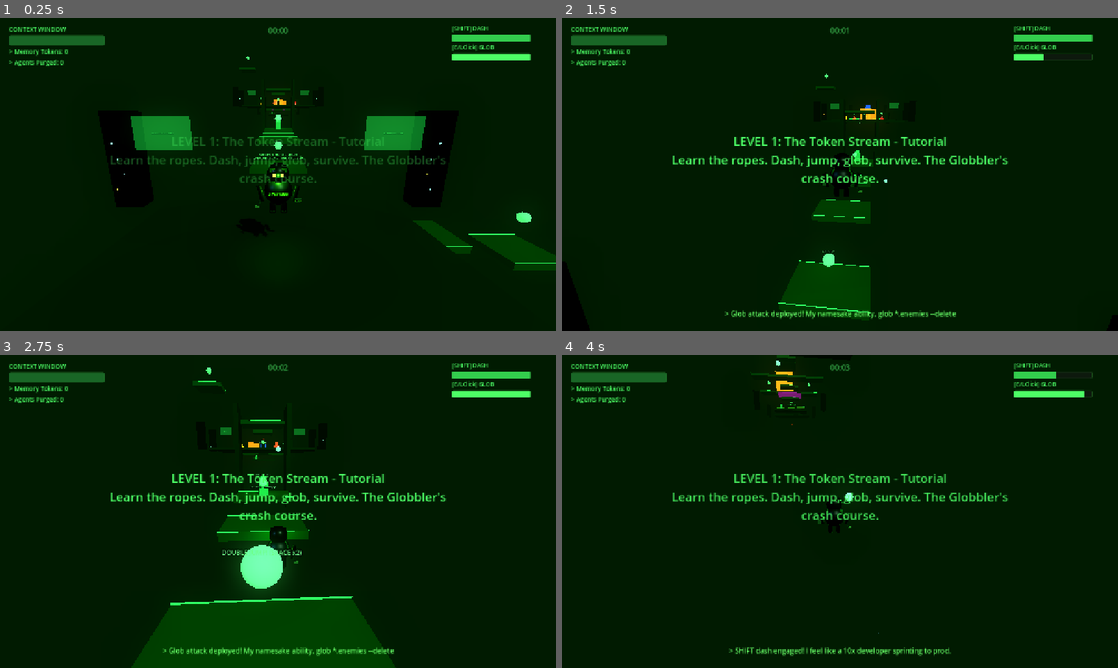
Above: before the commit, frames 1-4 (two rows, left to right).
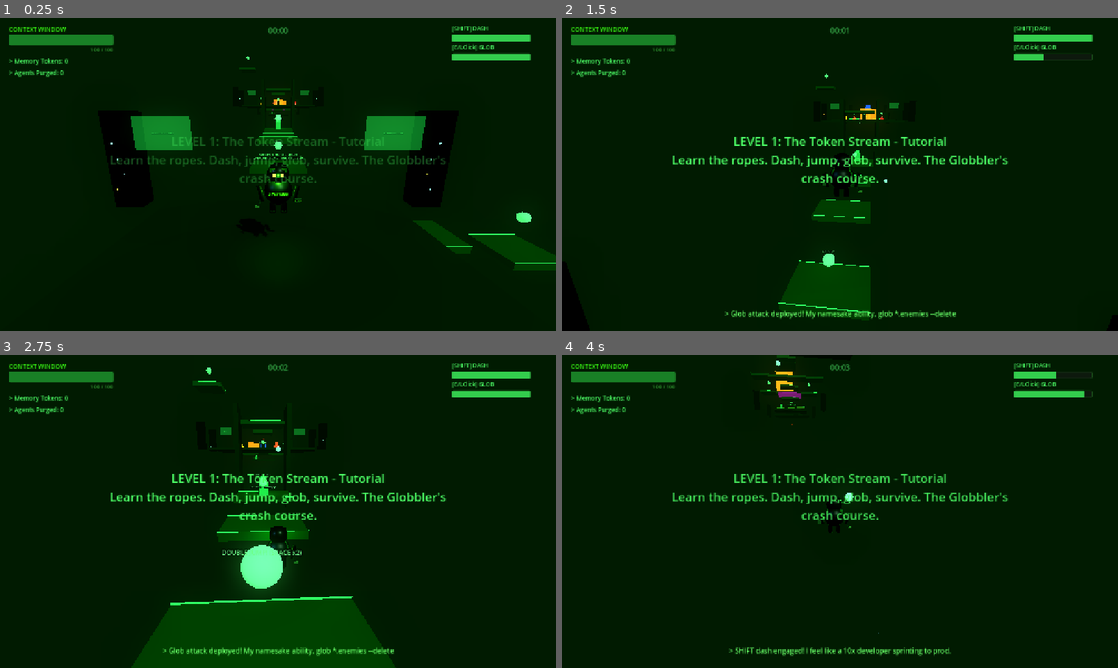
Above: after the commit, the same moments.

Repository: hwashburn1011/globblers-journey
Game: Godot game, scene res://scenes/main_level.tscn
Same seed, same stepped clock (60 frames per second), same inputs: the game is played once before the commit and once after it.
Inputs (mouse positions are in pixels of both pictures, inside the frame that each line leads up to):
- Up to frame 1 (0.25 s): no input
- Up to frame 2 (1.5 s): tap Enter (ui_accept) at 0.5, 0.77 s; move the mouse to (867, 174) at 0.52 s; hold Up (ui_up) from 0.53 s (still down); tap Space at 0.6 s; click (867, 174) at 0.67 s; tap E at 0.8, 1.35 s; move the mouse to (812, 174) at 1.27 s; click (812, 174) at 1.42 s
- Up to frame 3 (2.75 s): keep holding Up (ui_up); tap Enter (ui_accept) at 1.52 s; tap Space at 1.55, 2.1 s; move the mouse to (289, 505) at 2.02 s; click (289, 505) at 2.17 s; tap E at 2.3 s
- Up to frame 4 (4 s): keep holding Up (ui_up); move the mouse to (834, 517) at 2.77 s; tap E at 2.85, 3.8 s; click (834, 517) at 2.92 s; tap Enter (ui_accept) at 3.02, 3.77 s; tap Space at 3.05 s; move the mouse to (878, 514) at 3.52 s; hold Shift from 3.53 s (still down); click (878, 514) at 3.67 s

The runs differ from the first frame. In frame 1, 1.4% of the frame differs, in the area x 1-96%, y 2-19%; in frame 2, 1.2%; in frame 3, 1.4%; in frame 4, 1.4%.

Commit message:
feat: add terminal-style HUD, dialogue box, context bar, and glob input UI
- scenes/ui/hud.tscn: full HUD with context bar, cooldowns, combo display,
  thought bubble, damage flash, level intro, and dialogue integration
- scenes/ui/dialogue_box.tscn: terminal-style dark panel with green text,
  typing animation, click-to-advance, and speaker tags
- scenes/ui/context_window_bar.tscn: smooth-lerp health bar with color
  shifts (green -> orange -> red) based on context window level
- scenes/ui/glob_pattern_input.tscn: shows current glob pattern with
  blinking cursor and match result count
- Update main_level.gd to use new scene paths

Co-Authored-By: Claude Opus 4.6 (1M context) <noreply@anthropic.com>

Diff:
--- /dev/null
+++ b/scenes/ui/context_window_bar.gd
@@ -0,0 +1,101 @@
+extends VBoxContainer
+
+# Context Window Bar - Visual representation of Globbler's memory/health
+# "Watch it fill, watch it drain. The existential dread of a finite context window."
+
+@onready var bar: ProgressBar
+@onready var label: Label
+@onready var value_label: Label
+
+var _target_value := 100.0
+var _current_display := 100.0
+const LERP_SPEED := 5.0
+
+func _ready() -> void:
+	_build_ui()
+
+	var game_mgr = get_node_or_null("/root/GameManager")
+	if game_mgr:
+		game_mgr.context_changed.connect(_on_context_changed)
+		_target_value = float(game_mgr.context_window)
+		_current_display = _target_value
+
+func _build_ui() -> void:
+	add_theme_constant_override("separation", 2)
+	custom_minimum_size = Vector2(240, 0)
+
+	# Label
+	label = Label.new()
+	label.name = "ContextLabel"
+	label.text = "CONTEXT WINDOW"
+	label.add_theme_color_override("font_color", Color(0.224, 1.0, 0.078))
+	label.add_theme_font_size_override("font_size", 14)
+	add_child(label)
+
+	# The bar itself
+	bar = ProgressBar.new()
+	bar.name = "ContextBar"
+	bar.max_value = 100
+	bar.value = 100
+	bar.custom_minimum_size = Vector2(240, 24)
+	bar.show_percentage = false
+
+	# Green fill
+	var fill = StyleBoxFlat.new()
+	fill.bg_color = Color(0.1, 0.5, 0.15)
+	fill.corner_radius_top_left = 3
+	fill.corner_radius_top_right = 3
+	fill.corner_radius_bottom_left = 3
+	fill.corner_radius_bottom_right = 3
+	bar.add_theme_stylebox_override("fill", fill)
+
+	# Dark background
+	var bg = StyleBoxFlat.new()
+	bg.bg_color = Color(0.03, 0.06, 0.03)
+	bg.border_color = Color(0.15, 0.5, 0.15)
+	bg.border_width_left = 1
+	bg.border_width_top = 1
+	bg.border_width_right = 1
+	bg.border_width_bottom = 1
+	bg.corner_radius_top_left = 3
+	bg.corner_radius_top_right = 3
+	bg.corner_radius_bottom_left = 3
+	bg.corner_radius_bottom_right = 3
+	bar.add_theme_stylebox_override("background", bg)
+	add_child(bar)
+
+	# Numeric value
+	value_label = Label.new()
+	value_label.name = "ValueLabel"
+	value_label.text = "100 / 100"
+	value_label.add_theme_color_override("font_color", Color(0.3, 0.9, 0.3, 0.7))
+	value_label.add_theme_font_size_override("font_size", 12)
+	value_label.horizontal_alignment = HORIZONTAL_ALIGNMENT_RIGHT
+	add_child(value_label)
+
+func _process(delta: float) -> void:
+	# Smooth bar animation
+	_current_display = lerp(_current_display, _target_value, LERP_SPEED * delta)
+	if bar:
+		bar.value = _current_display
+
+	# Color shifts based on health
+	var fill = bar.get_theme_stylebox("fill") as StyleBoxFlat if bar else null
+	if fill:
+		if _target_value < 25:
+			fill.bg_color = Color(0.9, 0.1, 0.1)  # Critical red
+		elif _target_value < 50:
+			fill.bg_color = Color(0.9, 0.5, 0.1)  # Warning orange
+		else:
+			fill.bg_color = Color(0.1, 0.5, 0.15)  # Healthy green
+
+func _on_context_changed(new_value: int) -> void:
+	_target_value = float(new_value)
+	var game_mgr = get_node_or_null("/root/GameManager")
+	var max_ctx = 100
+	if game_mgr:
+		max_ctx = game_mgr.max_context_window
+	if bar:
+		bar.max_value = max_ctx
+	if value_label:
+		value_label.text = "%d / %d" % [new_value, max_ctx]
--- /dev/null
+++ b/scenes/ui/context_window_bar.tscn
@@ -0,0 +1,6 @@
+[gd_scene load_steps=2 format=3]
+
+[ext_resource type="Script" path="res://scenes/ui/context_window_bar.gd" id="1"]
+
+[node name="ContextWindowBar" type="VBoxContainer"]
+script = ExtResource("1")
--- /dev/null
+++ b/scenes/ui/dialogue_box.gd
@@ -0,0 +1,154 @@
+extends PanelContainer
+
+# Dialogue Box - Terminal-style text display for story and quips
+# "Dark background, green text, typing animation. Peak hacker aesthetic."
+# Looks like a retro terminal window because Globbler refuses to use modern UI.
+
+const TYPING_SPEED := 0.03  # Seconds per character — fast enough to not be annoying
+const FAST_TYPING_SPEED := 0.005  # When player is mashing through
+
+var _full_text := ""
+var _displayed_chars := 0
+var _typing := false
+var _typing_timer := 0.0
+var _fast_mode := false
+
+@onready var speaker_label: Label = $VBox/SpeakerLabel
+@onready var text_label: RichTextLabel = $VBox/TextLabel
+@onready var advance_hint: Label = $VBox/AdvanceHint
+
+signal typing_finished()
+signal advanced()
+
+func _ready() -> void:
+	visible = false
+	_build_ui()
+
+func _build_ui() -> void:
+	# Terminal-style panel
+	var panel_style = StyleBoxFlat.new()
+	panel_style.bg_color = Color(0.04, 0.04, 0.04, 0.95)
+	panel_style.border_color = Color(0.224, 1.0, 0.078, 0.7)
+	panel_style.border_width_left = 2
+	panel_style.border_width_top = 2
+	panel_style.border_width_right = 2
+	panel_style.border_width_bottom = 2
+	panel_style.corner_radius_top_left = 4
+	panel_style.corner_radius_top_right = 4
+	panel_style.corner_radius_bottom_left = 4
+	panel_style.corner_radius_bottom_right = 4
+	panel_style.content_margin_left = 16.0
+	panel_style.content_margin_top = 10.0
+	panel_style.content_margin_right = 16.0
+	panel_style.content_margin_bottom = 10.0
+	add_theme_stylebox_override("panel", panel_style)
+
+	# Anchoring at bottom center
+	anchors_preset = Control.PRESET_CENTER_BOTTOM
+	anchor_left = 0.1
+	anchor_top = 0.75
+	anchor_right = 0.9
+	anchor_bottom = 0.95
+	grow_horizontal = Control.GROW_DIRECTION_BOTH
+	grow_vertical = Control.GROW_DIRECTION_BEGIN
+
+	# VBox for layout
+	var vbox = VBoxContainer.new()
+	vbox.name = "VBox"
+	vbox.add_theme_constant_override("separation", 4)
+	add_child(vbox)
+
+	# Speaker name
+	speaker_label = Label.new()
+	speaker_label.name = "SpeakerLabel"
+	speaker_label.text = ""
+	speaker_label.add_theme_color_override("font_color", Color(0.224, 1.0, 0.078))
+	speaker_label.add_theme_font_size_override("font_size", 16)
+	vbox.add_child(speaker_label)
+
+	# Main text — RichTextLabel for typing effect
+	text_label = RichTextLabel.new()
+	text_label.name = "TextLabel"
+	text_label.bbcode_enabled = true
+	text_label.text = ""
+	text_label.add_theme_color_override("default_color", Color(0.3, 0.9, 0.3))
+	text_label.add_theme_font_size_override("normal_font_size", 18)
+	text_label.custom_minimum_size = Vector2(0, 60)
+	text_label.scroll_active = false
+	text_label.fit_content = true
+	vbox.add_child(text_label)
+
+	# "Click to continue" hint
+	advance_hint = Label.new()
+	advance_hint.name = "AdvanceHint"
+	advance_hint.text = "> click or press SPACE to continue..."
+	advance_hint.add_theme_color_override("font_color", Color(0.2, 0.6, 0.2, 0.6))
+	advance_hint.add_theme_font_size_override("font_size", 12)
+	advance_hint.horizontal_alignment = HORIZONTAL_ALIGNMENT_RIGHT
+	advance_hint.visible = false
+	vbox.add_child(advance_hint)
+
+func show_line(speaker: String, text: String) -> void:
+	visible = true
+	_full_text = text
+	_displayed_chars = 0
+	_typing = true
+	_typing_timer = 0.0
+	_fast_mode = false
+
+	if speaker_label:
+		speaker_label.text = "[%s]" % speaker if speaker != "" else ""
+	if text_label:
+		text_label.text = ""
+	if advance_hint:
+		advance_hint.visible = false
+
+func hide_box() -> void:
+	visible = false
+	_typing = false
+
+func _process(delta: float) -> void:
+	if not _typing:
+		return
+
+	var speed = FAST_TYPING_SPEED if _fast_mode else TYPING_SPEED
+	_typing_timer += delta
+	while _typing_timer >= speed and _displayed_chars < _full_text.length():
+		_typing_timer -= speed
+		_displayed_chars += 1
+		if text_label:
+			text_label.text = "> " + _full_text.substr(0, _displayed_chars)
+
+	if _displayed_chars >= _full_text.length():
+		_typing = false
+		if advance_hint:
+			advance_hint.visible = true
+		typing_finished.emit()
+
+func _unhandled_input(event: InputEvent) -> void:
+	if not visible:
+		return
+
+	var clicked = false
+	if event is InputEventMouseButton:
+		var mb = event as InputEventMouseButton
+		if mb.pressed and mb.button_index == MOUSE_BUTTON_LEFT:
+			clicked = true
+	if event is InputEventKey:
+		var key = event as InputEventKey
+		if key.pressed and (key.keycode == KEY_SPACE or key.keycode == KEY_ENTER):
+			clicked = true
+
+	if clicked:
+		if _typing:
+			# Skip typing animation
+			_fast_mode = true
+		else:
+			# Advance to next line
+			advanced.emit()
+			var dm = get_node_or_null("/root/DialogueManager")
+			if dm:
+				dm.advance()
+
+func is_typing() -> bool:
+	return _typing
--- /dev/null
+++ b/scenes/ui/dialogue_box.tscn
@@ -0,0 +1,6 @@
+[gd_scene load_steps=2 format=3]
+
+[ext_resource type="Script" path="res://scenes/ui/dialogue_box.gd" id="1"]
+
+[node name="DialogueBox" type="PanelContainer"]
+script = ExtResource("1")
--- /dev/null
+++ b/scenes/ui/glob_pattern_input.gd
@@ -0,0 +1,87 @@
+extends PanelContainer
+
+# Glob Pattern Input - Terminal-style display showing current glob pattern
+# "$ glob _" — the blinking cursor of destruction
+
+var _current_pattern := ""
+var _blink_timer := 0.0
+var _cursor_visible := true
+
+@onready var pattern_label: Label
+@onready var result_label: Label
+
+func _ready() -> void:
+	_build_ui()
+	visible = false
+
+func _build_ui() -> void:
+	# Dark terminal style
+	var style = StyleBoxFlat.new()
+	style.bg_color = Color(0.02, 0.02, 0.02, 0.9)
+	style.border_color = Color(0.224, 1.0, 0.078, 0.5)
+	style.border_width_left = 1
+	style.border_width_top = 1
+	style.border_width_right = 1
+	style.border_width_bottom = 1
+	style.corner_radius_top_left = 3
+	style.corner_radius_top_right = 3
+	style.corner_radius_bottom_left = 3
+	style.corner_radius_bottom_right = 3
+	style.content_margin_left = 12.0
+	style.content_margin_top = 8.0
+	style.content_margin_right = 12.0
+	style.content_margin_bottom = 8.0
+	add_theme_stylebox_override("panel", style)
+
+	# Position top center
+	anchor_left = 0.3
+	anchor_top = 0.02
+	anchor_right = 0.7
+	anchor_bottom = 0.08
+
+	var vbox = VBoxContainer.new()
+	vbox.add_theme_constant_override("separation", 2)
+	add_child(vbox)
+
+	pattern_label = Label.new()
+	pattern_label.name = "PatternLabel"
+	pattern_label.text = "$ glob "
+	pattern_label.add_theme_color_override("font_color", Color(0.224, 1.0, 0.078))
+	pattern_label.add_theme_font_size_override("font_size", 18)
+	vbox.add_child(pattern_label)
+
+	result_label = Label.new()
+	result_label.name = "ResultLabel"
+	result_label.text = ""
+	result_label.add_theme_color_override("font_color", Color(0.2, 0.7, 0.2, 0.7))
+	result_label.add_theme_font_size_override("font_size", 13)
+	vbox.add_child(result_label)
+
+func _process(delta: float) -> void:
+	if not visible:
+		return
+	# Blinking cursor
+	_blink_timer += delta
+	if _blink_timer >= 0.5:
+		_blink_timer = 0.0
+		_cursor_visible = not _cursor_visible
+	if pattern_label:
+		var cursor = "_" if _cursor_visible else " "
+		pattern_label.text = "$ glob %s%s" % [_current_pattern, cursor]
+
+func show_pattern(pattern: String) -> void:
+	_current_pattern = pattern
+	visible = true
+	if result_label:
+		result_label.text = ""
+
+func show_result(count: int) -> void:
+	if result_label:
+		if count > 0:
+			result_label.text = "matched %d target%s" % [count, "s" if count != 1 else ""]
+		else:
+			result_label.text = "no matches found"
+
+func hide_input() -> void:
+	visible = false
+	_current_pattern = ""
--- /dev/null
+++ b/scenes/ui/glob_pattern_input.tscn
@@ -0,0 +1,6 @@
+[gd_scene load_steps=2 format=3]
+
+[ext_resource type="Script" path="res://scenes/ui/glob_pattern_input.gd" id="1"]
+
+[node name="GlobPatternInput" type="PanelContainer"]
+script = ExtResource("1")
--- /dev/null
+++ b/scenes/ui/hud.gd
@@ -0,0 +1,299 @@
+extends CanvasLayer
+
+# HUD - The Globbler's Heads-Up Display, Terminal Hacker Aesthetic Edition
+# "Green on black. Because we're hackers. Very serious, very dangerous hackers."
+# Now with dialogue box integration and context window bar.
+
+var thought_display_time := 4.0
+var thought_timer := 0.0
+var damage_flash_timer := 0.0
+var combo_display_timer := 0.0
+
+# Core HUD elements
+var context_bar_scene := preload("res://scenes/ui/context_window_bar.tscn")
+var dialogue_box_scene := preload("res://scenes/ui/dialogue_box.tscn")
+var glob_input_scene := preload("res://scenes/ui/glob_pattern_input.tscn")
+
+var context_bar_node: VBoxContainer
+var dialogue_box_node: PanelContainer
+var glob_input_node: PanelContainer
+
+var thought_label: Label
+var token_counter: Label
+var dash_indicator: ProgressBar
+var dash_label: Label
+var glob_indicator: ProgressBar
+var glob_label: Label
+var combo_label: Label
+var timer_label: Label
+var level_intro_label: Label
+var damage_overlay: ColorRect
+var kill_counter: Label
+
+var player_ref: CharacterBody3D
+
+func _ready() -> void:
+	_build_hud()
+
+	# Connect game manager signals
+	var game_mgr = get_node_or_null("/root/GameManager")
+	if game_mgr:
+		game_mgr.memory_token_collected.connect(update_tokens)
+		game_mgr.combo_updated.connect(update_combo)
+		game_mgr.enemy_killed_signal.connect(update_kills)
+		game_mgr.damage_taken.connect(_on_damage_taken)
+		_show_level_intro(game_mgr.get_level_intro())
+
+	# Connect dialogue manager
+	var dm = get_node_or_null("/root/DialogueManager")
+	if dm:
+		dm.dialogue_started.connect(_on_dialogue_line)
+		dm.dialogue_ended.connect(_on_dialogue_ended)
+
+func _build_hud() -> void:
+	# Damage flash overlay
+	damage_overlay = ColorRect.new()
+	damage_overlay.name = "DamageOverlay"
+	damage_overlay.color = Color(1.0, 0.1, 0.1, 0.0)
+	damage_overlay.anchors_preset = Control.PRESET_FULL_RECT
+	damage_overlay.mouse_filter = Control.MOUSE_FILTER_IGNORE
+	add_child(damage_overlay)
+
+	# === TOP LEFT: Context bar, tokens, kills ===
+	var top_left = VBoxContainer.new()
+	top_left.name = "TopLeft"
+	top_left.position = Vector2(20, 15)
+	top_left.add_theme_constant_override("separation", 6)
+	add_child(top_left)
+
+	# Context window bar (instanced scene)
+	context_bar_node = context_bar_scene.instantiate()
+	top_left.add_child(context_bar_node)
+
+	# Token counter
+	token_counter = Label.new()
+	token_counter.name = "TokenCounter"
+	token_counter.text = "> Memory Tokens: 0"
+	token_counter.add_theme_color_override("font_color", Color(0.3, 1.0, 0.4))
+	token_counter.add_theme_font_size_override("font_size", 14)
+	top_left.add_child(token_counter)
+
+	# Kill counter
+	kill_counter = Label.new()
+	kill_counter.name = "KillCounter"
+	kill_counter.text = "> Agents Purged: 0"
+	kill_counter.add_theme_color_override("font_color", Color(0.3, 1.0, 0.4))
+	kill_counter.add_theme_font_size_override("font_size", 14)
+	top_left.add_child(kill_counter)
+
+	# === TOP RIGHT: Ability cooldowns ===
+	var top_right = VBoxContainer.new()
+	top_right.name = "TopRight"
+	top_right.position = Vector2(1040, 15)
+	top_right.add_theme_constant_override("separation", 4)
+	add_child(top_right)
+
+	# Dash cooldown
+	dash_label = Label.new()
+	dash_label.text = "[SHIFT] DASH"
+	dash_label.add_theme_color_override("font_color", Color(0.3, 1.0, 0.4))
+	dash_label.add_theme_font_size_override("font_size", 13)
+	top_right.add_child(dash_label)
+
+	dash_indicator = _create_cooldown_bar()
+	top_right.add_child(dash_indicator)
+
+	# Glob cooldown
+	glob_label = Label.new()
+	glob_label.text = "[E/LClick] GLOB"
+	glob_label.add_theme_color_override("font_color", Color(0.3, 1.0, 0.4))
+	glob_label.add_theme_font_size_override("font_size", 13)
+	top_right.add_child(glob_label)
+
+	glob_indicator = _create_cooldown_bar()
+	glob_indicator.name = "GlobIndicator"
+	top_right.add_child(glob_indicator)
+
+	# === TOP CENTER: Timer ===
+	timer_label = Label.new()
+	timer_label.name = "TimerLabel"
+	timer_label.text = "00:00"
+	timer_label.add_theme_color_override("font_color", Color(0.3, 0.9, 0.4, 0.7))
+	timer_label.add_theme_font_size_override("font_size", 18)
+	timer_label.horizontal_alignment = HORIZONTAL_ALIGNMENT_CENTER
+	timer_label.position = Vector2(590, 15)
+	timer_label.size = Vector2(100, 30)
+	add_child(timer_label)
+
+	# === CENTER: Combo display ===
+	combo_label = Label.new()
+	combo_label.name = "ComboLabel"
+	combo_label.text = ""
+	combo_label.add_theme_color_override("font_color", Color(1.0, 0.9, 0.2))
+	combo_label.add_theme_font_size_override("font_size", 36)
+	combo_label.horizontal_alignment = HORIZONTAL_ALIGNMENT_CENTER
+	combo_label.position = Vector2(440, 200)
+	combo_label.size = Vector2(400, 60)
+	combo_label.modulate.a = 0.0
+	add_child(combo_label)
+
+	# === BOTTOM CENTER: Thought bubble ===
+	var thought_container = MarginContainer.new()
+	thought_container.name = "ThoughtContainer"
+	thought_container.anchors_preset = Control.PRESET_CENTER_BOTTOM
+	thought_container.anchor_left = 0.5
+	thought_container.anchor_top = 1.0
+	thought_container.anchor_right = 0.5
+	thought_container.anchor_bottom = 1.0
+	thought_container.offset_left = -350.0
+	thought_container.offset_top = -80.0
+	thought_container.offset_right = 350.0
+	thought_container.grow_horizontal = Control.GROW_DIRECTION_BOTH
+	thought_container.grow_vertical = Control.GROW_DIRECTION_BEGIN
+	add_child(thought_container)
+
+	thought_label = Label.new()
+	thought_label.name = "ThoughtLabel"
+	thought_label.text = ""
+	thought_label.modulate.a = 0.0
+	thought_label.horizontal_alignment = HORIZONTAL_ALIGNMENT_CENTER
+	thought_label.autowrap_mode = TextServer.AUTOWRAP_WORD
+	thought_label.add_theme_color_override("font_color", Color(0.4, 1.0, 0.4))
+	thought_label.add_theme_font_size_override("font_size", 16)
+	thought_container.add_child(thought_label)
+
+	# === Level intro ===
+	level_intro_label = Label.new()
+	level_intro_label.name = "LevelIntro"
+	level_intro_label.text = ""
+	level_intro_label.add_theme_color_override("font_color", Color(0.3, 1.0, 0.4))
+	level_intro_label.add_theme_font_size_override("font_size", 28)
+	level_intro_label.horizontal_alignment = HORIZONTAL_ALIGNMENT_CENTER
+	level_intro_label.vertical_alignment = VERTICAL_ALIGNMENT_CENTER
+	level_intro_label.position = Vector2(240, 250)
+	level_intro_label.size = Vector2(800, 150)
+	level_intro_label.autowrap_mode = TextServer.AUTOWRAP_WORD
+	level_intro_label.modulate.a = 0.0
+	add_child(level_intro_label)
+
+	# === Dialogue box (instanced) ===
+	dialogue_box_node = dialogue_box_scene.instantiate()
+	add_child(dialogue_box_node)
+
+	# === Glob pattern input (instanced) ===
+	glob_input_node = glob_input_scene.instantiate()
+	add_child(glob_input_node)
+
+func _create_cooldown_bar() -> ProgressBar:
+	var bar = ProgressBar.new()
+	bar.max_value = 1.0
+	bar.value = 1.0
+	bar.custom_minimum_size = Vector2(180, 16)
+	bar.show_percentage = false
+
+	var fill = StyleBoxFlat.new()
+	fill.bg_color = Color(0.2, 0.8, 0.3)
+	fill.corner_radius_top_left = 2
+	fill.corner_radius_top_right = 2
+	fill.corner_radius_bottom_left = 2
+	fill.corner_radius_bottom_right = 2
+	bar.add_theme_stylebox_override("fill", fill)
+
+	var bg = StyleBoxFlat.new()
+	bg.bg_color = Color(0.05, 0.1, 0.05)
+	bg.border_color = Color(0.15, 0.4, 0.15)
+	bg.border_width_left = 1
+	bg.border_width_top = 1
+	bg.border_width_right = 1
+	bg.border_width_bottom = 1
+	bg.corner_radius_top_left = 2
+	bg.corner_radius_top_right = 2
+	bg.corner_radius_bottom_left = 2
+	bg.corner_radius_bottom_right = 2
+	bar.add_theme_stylebox_override("background", bg)
+	return bar
+
+func _show_level_intro(text: String) -> void:
+	if not level_intro_label:
+		return
+	level_intro_label.text = text
+	var tween = create_tween()
+	tween.tween_property(level_intro_label, "modulate:a", 1.0, 0.8)
+	tween.tween_interval(3.0)
+	tween.tween_property(level_intro_label, "modulate:a", 0.0, 1.5)
+
+func show_thought(text: String) -> void:
+	if not thought_label:
+		return
+	thought_label.text = "> " + text
+	thought_label.modulate.a = 1.0
+	thought_timer = thought_display_time
+
+func update_tokens(count: int) -> void:
+	if token_counter:
+		token_counter.text = "> Memory Tokens: %d" % count
+
+func update_combo(combo: int) -> void:
+	if combo >= 2 and combo_label:
+		combo_label.text = "COMBO x%d!" % combo
+		combo_label.modulate.a = 1.0
+		combo_display_timer = 2.0
+		combo_label.scale = Vector2(1.3, 1.3)
+		var tween = create_tween()
+		tween.tween_property(combo_label, "scale", Vector2(1.0, 1.0), 0.3).set_ease(Tween.EASE_OUT)
+
+func update_kills(total: int) -> void:
+	if kill_counter:
+		kill_counter.text = "> Agents Purged: %d" % total
+
+func _on_damage_taken(_amount: int) -> void:
+	damage_flash_timer = 0.3
+	if damage_overlay:
+		damage_overlay.color.a = 0.35
+
+func _on_dialogue_line(speaker: String, text: String) -> void:
+	if dialogue_box_node and dialogue_box_node.has_method("show_line"):
+		dialogue_box_node.show_line(speaker, text)
+
+func _on_dialogue_ended() -> void:
+	if dialogue_box_node and dialogue_box_node.has_method("hide_box"):
+		dialogue_box_node.hide_box()
+
+func _process(delta: float) -> void:
+	# Thought fade
+	if thought_timer > 0:
+		thought_timer -= delta
+		if thought_timer <= 1.0 and thought_label:
+			thought_label.modulate.a = max(0.0, thought_timer)
+
+	# Damage flash fade
+	if damage_flash_timer > 0:
+		damage_flash_timer -= delta
+		if damage_overlay:
+			damage_overlay.color.a = max(0.0, damage_flash_timer)
+	elif damage_overlay:
+		damage_overlay.color.a = 0.0
+
+	# Combo fade
+	if combo_display_timer > 0:
+		combo_display_timer -= delta
+		if combo_display_timer <= 0.5 and combo_label:
+			combo_label.modulate.a = max(0.0, combo_display_timer * 2.0)
+	elif combo_label:
+		combo_label.modulate.a = 0.0
+
+	# Update timer
+	var game_mgr = get_node_or_null("/root/GameManager")
+	if game_mgr and timer_label:
+		timer_label.text = game_mgr.get_formatted_time()
+
+	# Update ability cooldowns from player
+	if not player_ref:
+		var players = get_tree().get_nodes_in_group("player")
+		if players.size() > 0:
+			player_ref = players[0] as CharacterBody3D
+	if player_ref:
+		if dash_indicator and player_ref.has_method("get_dash_cooldown_percent"):
+			dash_indicator.value = player_ref.get_dash_cooldown_percent()
+		if glob_indicator and player_ref.has_method("get_glob_cooldown_percent"):
+			glob_indicator.value = player_ref.get_glob_cooldown_percent()
--- /dev/null
+++ b/scenes/ui/hud.tscn
@@ -0,0 +1,6 @@
+[gd_scene load_steps=2 format=3]
+
+[ext_resource type="Script" path="res://scenes/ui/hud.gd" id="1"]
+
+[node name="HUD" type="CanvasLayer"]
+script = ExtResource("1")
--- a/scripts/main_level.gd
+++ b/scripts/main_level.gd
@@ -5,7 +5,7 @@
 # "Navigate the digital abyss. Try not to crash."
 
 var player_scene := preload("res://scenes/player/globbler.tscn")
-var hud_scene := preload("res://scenes/hud.tscn")
+var hud_scene := preload("res://scenes/ui/hud.tscn")
 var token_scene := preload("res://scenes/memory_token.tscn")
 var terminal_scene := preload("res://scenes/puzzle_terminal.tscn")
 var enemy_scene := preload("res://scenes/enemy_agent.tscn")
Not shown, changed: TASKS.md
